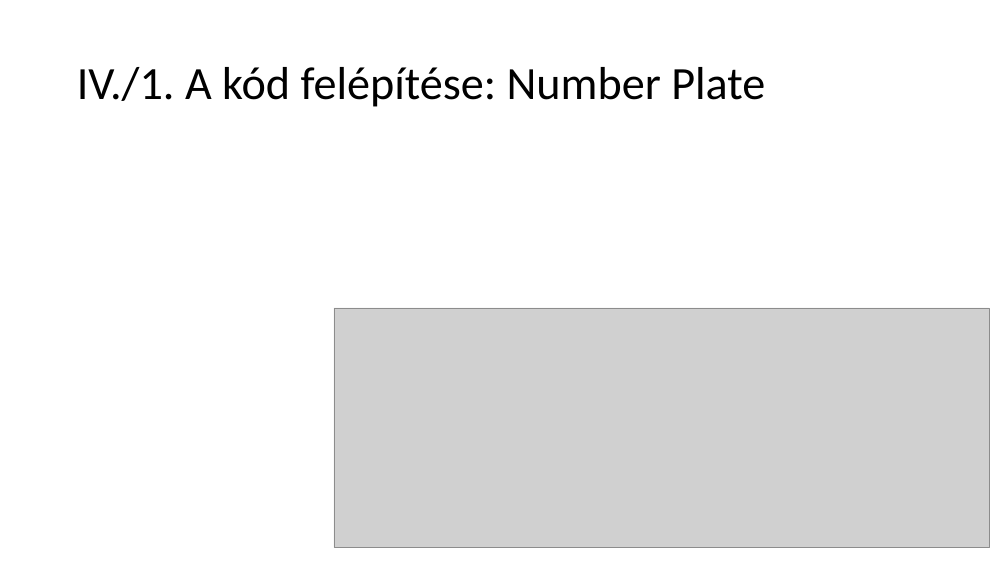
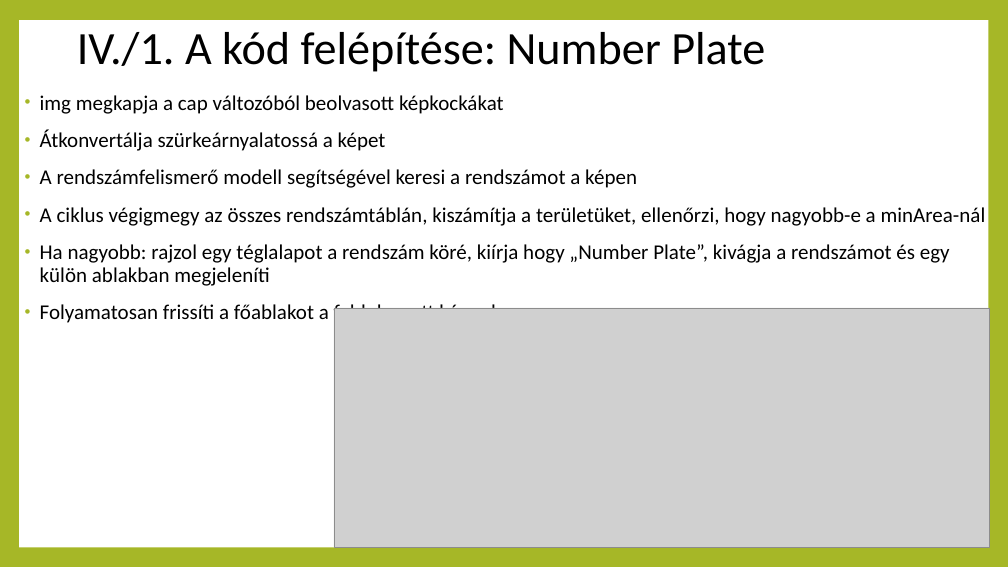
Before and after one commit to PatrikBauer/projektfeladatCV, a slide deck: slide 7 of projekthu.pptx. Drawn at 1008x567 pixels with LibreOffice and Linux fonts; fonts in the diff are those of the drawing; grey boxes stand for pictures. Boxes give left, top, right and bottom in pixels: in the first picture for what was removed or moved away, otherwise in the second. Text is boxed around its words. In the diff, an @@ line names an element or a change of style, - is before the commit and + after.

```diff
--- a/projekthu.pptx
+++ b/projekthu.pptx
@@ background #FFFFFF to #A6B727 @@
@@ rectangle added at [19, 20, 988, 547], fill #FFFFFF @@
@@ title "IV./1. A kód felépítése: Number ...": place and size @@
-title "IV./1. A kód felépítése: Number ..." at [77, 67, 765, 107]
+title "IV./1. A kód felépítése: Number ..." at [77, 32, 765, 72]
@@ text added at [40, 95, 986, 326], 20 pt, text #000000 @@
+• img megkapja a cap változóból beolvasott képkockákat
+• Átkonvertálja szürkeárnyalatossá a képet
+• A rendszámfelismerő modell segítségével keresi a rendszámot a képen
+• A ciklus végigmegy az összes rendszámtáblán, kiszámítja a területüket, ellenőrzi, hogy nagyobb-e a minArea-nál
+• Ha nagyobb: rajzol egy téglalapot a rendszám köré, kiírja hogy „Number Plate”, kivágja a rendszámot és egy külön ablakban megjeleníti
+• Folyamatosan frissíti a főablakot a feldolgozott képpel
```
Also in this commit, not shown: 16 other slides changed, 9 slides added, 4 other files.
